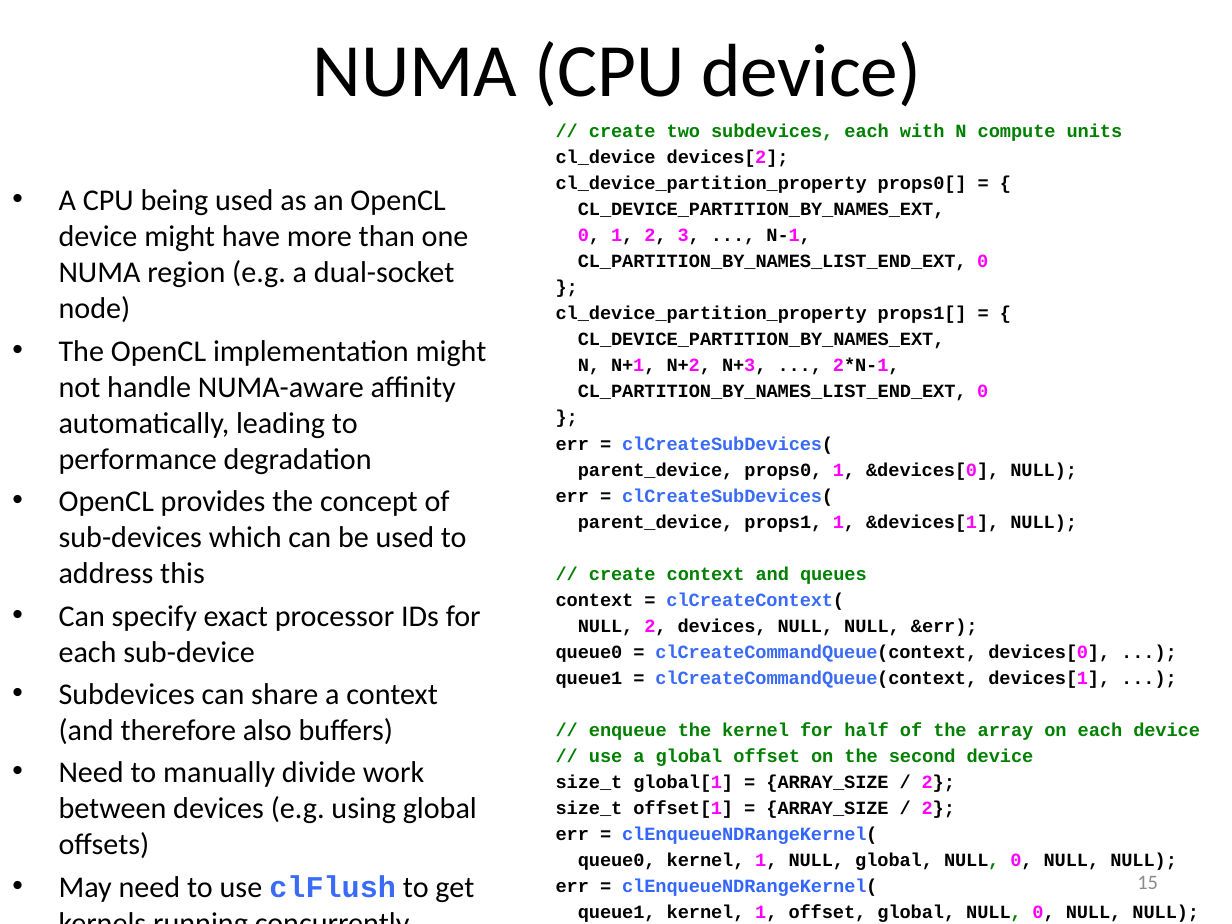
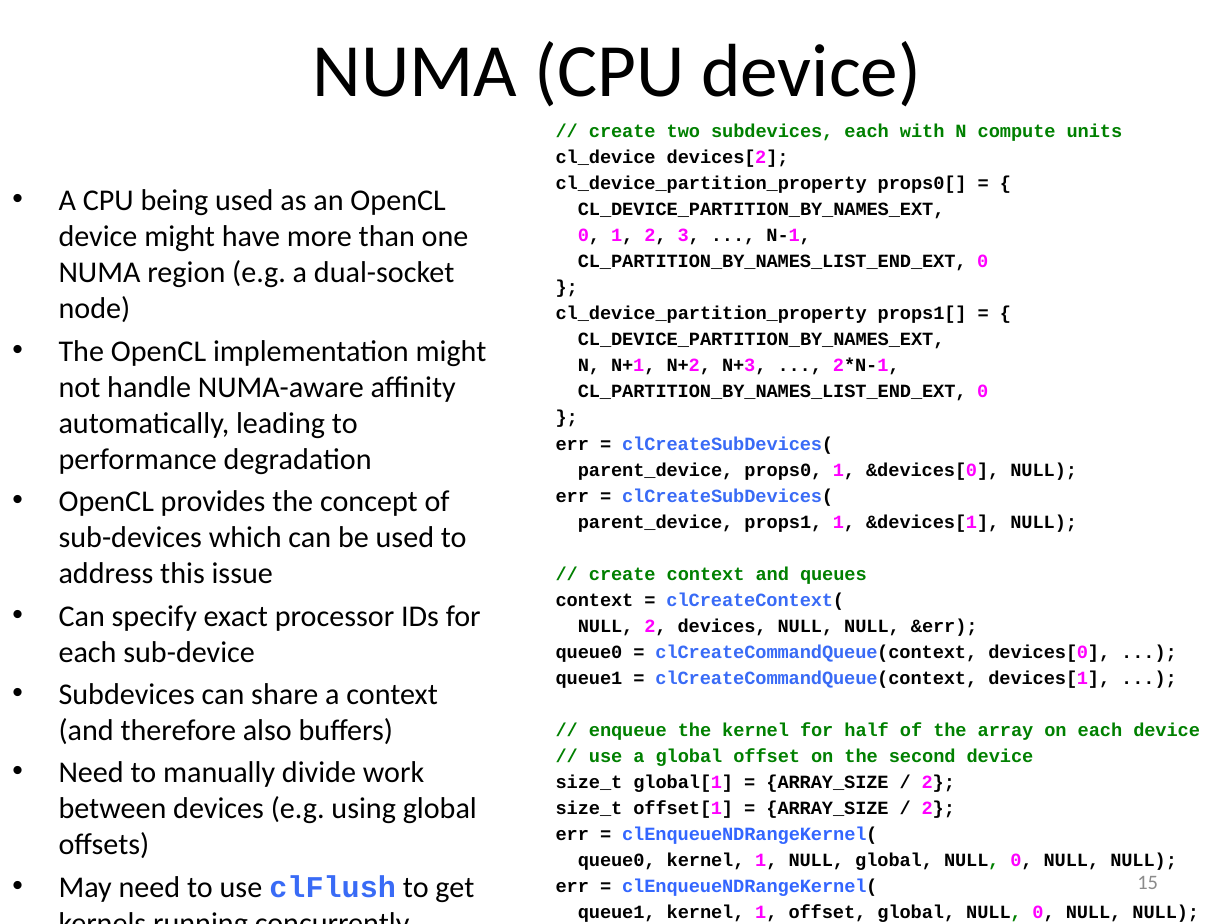
Before and after one commit to UoB-HPC/opencl-training-slides, a slide deck: slide 15 of advanced_part1.pptx. Drawn at 1232x924 pixels with LibreOffice and Linux fonts; fonts in the diff are those of the drawing. Boxes give left, top, right and bottom in pixels: in the first picture for what was removed or moved away, otherwise in the second. Text is boxed around its words. In the diff, an @@ line names an element or a change of style, - is before the commit and + after.

```diff
--- a/advanced_part1.pptx
+++ b/advanced_part1.pptx
@@ text at [59, 490, 467, 584]: text changed @@
-• OpenCL provides the concept of sub-devices which can be used to address this
+• OpenCL provides the concept of sub-devices which can be used to address this issue
```
Also in this commit, not shown: 2 other slides changed.
